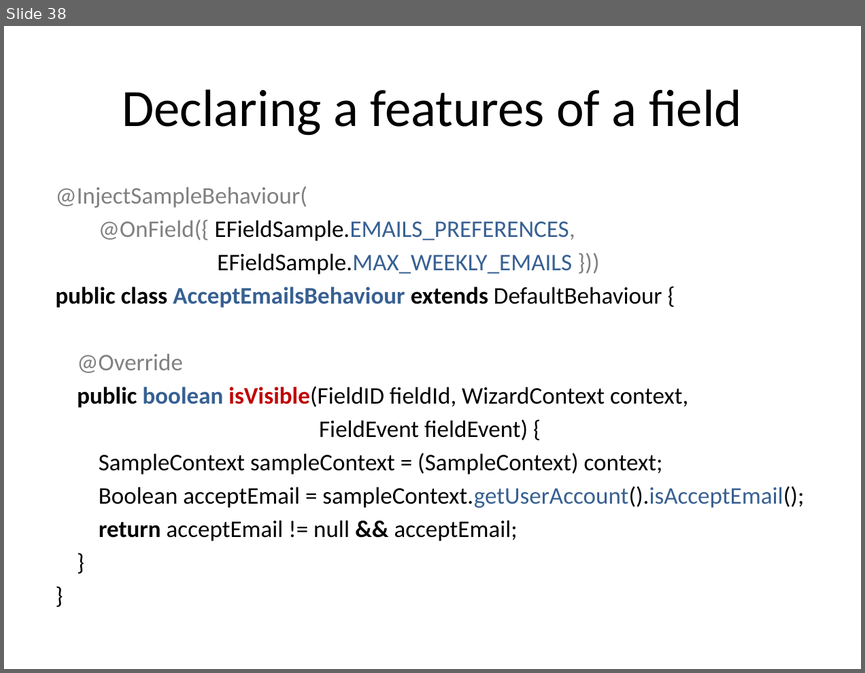
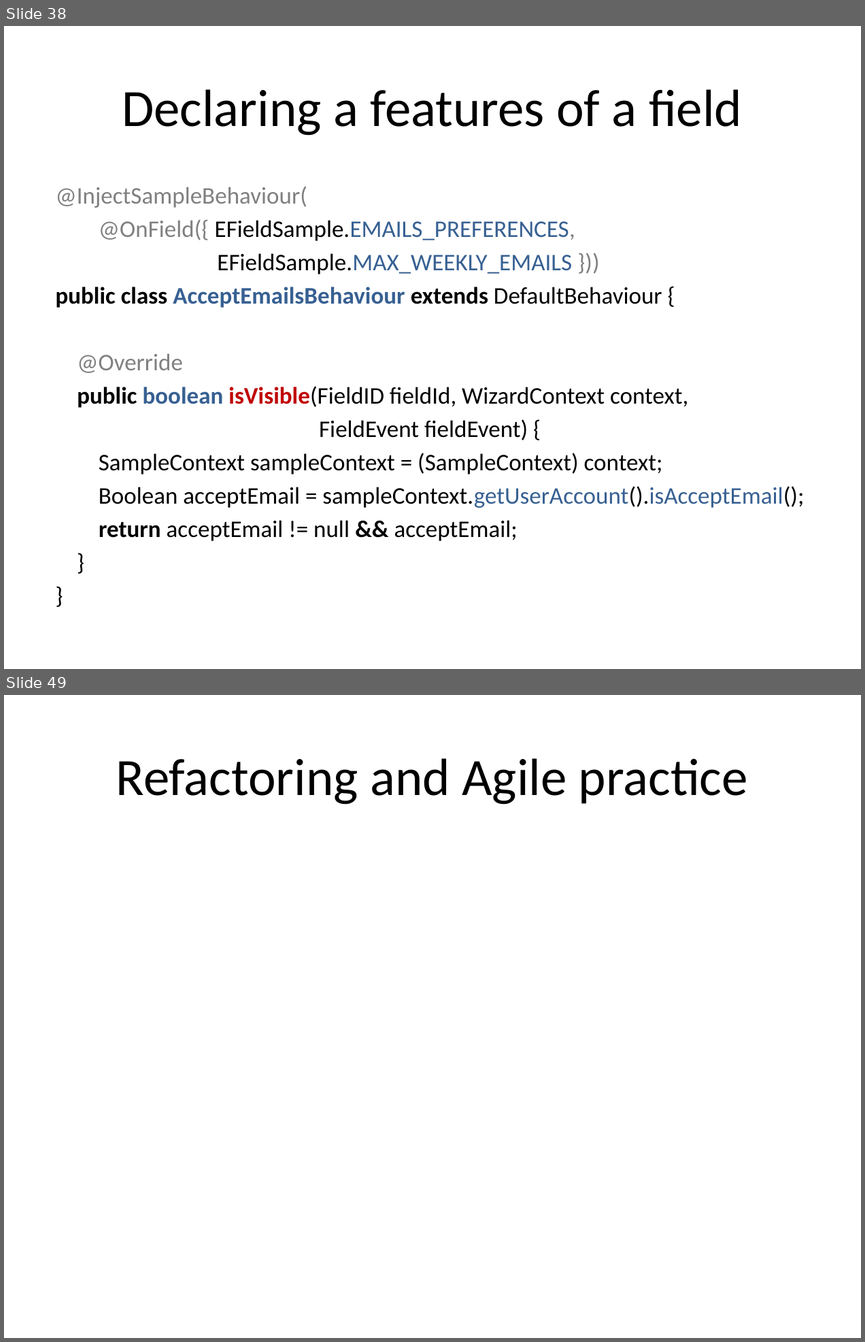
Before and after one commit to lesfurets/mdl4ui, a slide deck: mdl4ui-docs/mdl4ui_cg2013_jba_draft.pptx. Shown one above the other, each under a label of ours: slide 38 before the commit, slides 38 and 49 after it; the slides between them are not shown. The pictures are 865x673 and 865x1342 pixels, drawn with LibreOffice and Linux fonts; fonts in the diff are those of the drawing. Boxes give left, top, right and bottom in pixels: in the first picture for what was removed or moved away, otherwise in the second. Text is boxed around its words. In the diff, an @@ line names an element or a change of style, - is before the commit and + after.

```diff
--- a/mdl4ui-docs/mdl4ui_cg2013_jba_draft.pptx
+++ b/mdl4ui-docs/mdl4ui_cg2013_jba_draft.pptx
@@ slide 49 added at (4, 695, 861, 1338), background #FFFFFF @@
@@ title added at (116, 758, 748, 804), 44 pt, text #000000 @@
+Refactoring and Agile practice
```
Also in this commit, not shown: 5 slides changed, 6 other slides added, 1 other file.
